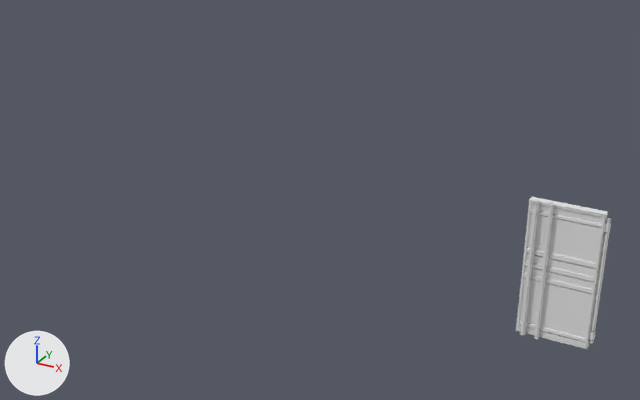
One commit to the FBX model TCC_ProjectArena/Assets/Joao/ModelosComEdicaoNormal]/Conteiner/PortaConteinerDireita.fbx: the scene before it, then after it.
One viewpoint serves both versions: a camera (50 mm lens) standing at (2.75, -15.62, 7.62) and looking at (-3.86, -3.61, 1.62). The axes (+X, +Y, +Z) are drawn at lower left. The lights are the same throughout.

Before the edit, the objects in view are built like this:
```python
me_portaconteinerdireita = bpy.data.meshes.new('PortaConteinerDireita')
me_portaconteinerdireita.from_pydata(...)  # 790 vertices, 714 faces; spans x -58.0..70.0, y 2.0..230.0, z -365.0..479.0
me_portaconteinerdireita.materials.append(mat_conteiner_material)  # white #e7e7e7
ob_portaconteinerdireita = bpy.data.objects.new('PortaConteinerDireita', me_portaconteinerdireita)
ob_portaconteinerdireita.location = (0.2, -3.56, 0.09)
ob_portaconteinerdireita.rotation_euler = (1.571, 0.0, 0.0)  # degrees (90, 0, 0)
ob_portaconteinerdireita.scale = (0.00925, 0.00999, 0.00026)
```
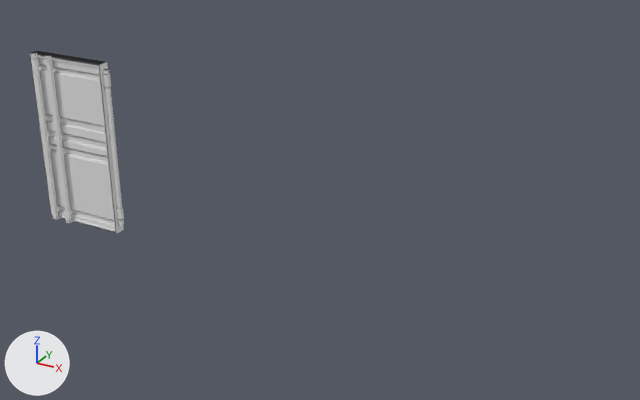
Where the change shows, as pixel boxes (x1, y1, x2, y2) in the pictures (640 x 400 px; the box of a moved part takes in the faces that stretch with it):
'PortaConteinerDireita', reshaped, moved, rescaled (20% taller)
    before: (516, 197, 611, 349)
    after: (29, 51, 124, 234)
part 1 of me_portaconteinerdireita, moved or reshaped
    before: (516, 197, 608, 349)
    after: (29, 51, 124, 234)
part 2 of me_portaconteinerdireita, moved or reshaped (not visible before)
    after: (38, 58, 114, 230)
part 3 of me_portaconteinerdireita, moved or reshaped (not visible afterwards)
    before: (519, 203, 603, 346)
part 4 of me_portaconteinerdireita, moved or reshaped
    before: (589, 218, 611, 343)
    after: (103, 69, 124, 226)
part 5 of me_portaconteinerdireita, moved or reshaped
    before: (603, 222, 611, 233)
    after: (102, 73, 111, 87)
part 6 of me_portaconteinerdireita, moved or reshaped
    before: (521, 200, 539, 334)
    after: (31, 53, 58, 218)
part 7 of me_portaconteinerdireita, moved or reshaped
    before: (535, 203, 554, 337)
    after: (45, 55, 72, 221)
part 8 of me_portaconteinerdireita, moved or reshaped
    before: (548, 204, 557, 209)
    after: (45, 58, 55, 61)
part 9 of me_portaconteinerdireita, moved or reshaped
    before: (588, 330, 596, 341)
    after: (116, 207, 124, 220)
part 10 of me_portaconteinerdireita, moved or reshaped
    before: (533, 201, 542, 206)
    after: (31, 55, 41, 58)

The edits, one by one:
me_portaconteinerdireita has 790 vertices, 714 faces and spans x -58.0..70.0, y 2.0..230.0, z -365.0..479.0.
me_portaconteinerdireita is used by ob_portaconteinerdireita; location (0.2, -3.56, 0.09); rotation (1.571, 0.0, 0.0), in degrees (90, 0, 0); scale (0.00925, 0.00999, 0.00026).
me_portaconteinerdireita part 1: the loose piece of 24 vertices spanning x -58.0..62.0, y 2.0..228.0, z -365.0..150.0 is scaled about its middle by (-1.41, 1.47, -0.0382), then moved by (31.0, 63.0, 148.0).
me_portaconteinerdireita part 2: the loose piece of 44 vertices spanning x -54.0..58.0, y 6.0..224.0, z -315.0..-239.0 is scaled about its middle by (-1.41, 1.47, -0.0382), then moved by (31.0, 63.0, 324.0).
me_portaconteinerdireita part 3: the loose piece of 44 vertices spanning x -55.0..58.0, y 5.0..224.0, z 73.0..123.0 is scaled about its middle by (-1.47, 1.47, -0.0382), then moved by (30.0, 63.0, -66.0).
me_portaconteinerdireita part 4: the loose piece of 34 vertices spanning x 63.0..70.0, y 13.0..220.0, z -228.0..43.0 is scaled about its middle by (1.47, 1.47, 0.0382), then moved by (56.0, 63.0, 132.0).
me_portaconteinerdireita part 5: the loose piece of 96 vertices spanning x 62.0..70.0, y 199.0..215.0, z -360.0..140.0 is scaled about its middle by (1.47, 1.47, 0.0382), then moved by (56.0, 106.0, 149.0).
me_portaconteinerdireita part 6: the loose piece of 34 vertices spanning x -48.0..-41.0, y 2.0..230.0, z 184.0..454.0 is scaled about its middle by (1.47, 1.47, 0.0382), then moved by (11.0, 63.0, -264.0).
me_portaconteinerdireita part 7: the loose piece of 34 vertices spanning x -24.0..-17.0, y 2.0..230.0, z 184.0..454.0 is scaled about its middle by (1.47, 1.47, 0.0382), then moved by (23.0, 63.0, -264.0).
me_portaconteinerdireita part 8: the loose piece of 96 vertices spanning x -27.0..-14.0, y 224.0..227.0, z 170.0..479.0 is scaled about its middle by (1.47, 1.47, 0.0382), then moved by (23.0, 115.0, -269.0).
me_portaconteinerdireita part 9: the loose piece of 96 vertices spanning x 62.0..70.0, y 18.0..34.0, z -360.0..140.0 is scaled about its middle by (1.47, 1.47, 0.0382), then moved by (56.0, 27.0, 149.0).
me_portaconteinerdireita part 10: the loose piece of 96 vertices spanning x -51.0..-38.0, y 224.0..227.0, z 170.0..479.0 is scaled about its middle by (1.47, 1.47, 0.0382), then moved by (12.0, 115.0, -269.0).
Object 'PortaConteinerDireita' (ob_portaconteinerdireita) moves from (0.2, -3.56, 0.09) to (-9.22, -3.57, 0.08).
Object 'PortaConteinerDireita' (ob_portaconteinerdireita) is rescaled from (0.00925, 0.00999, 0.00026) to (0.01, 0.01, 0.01).
